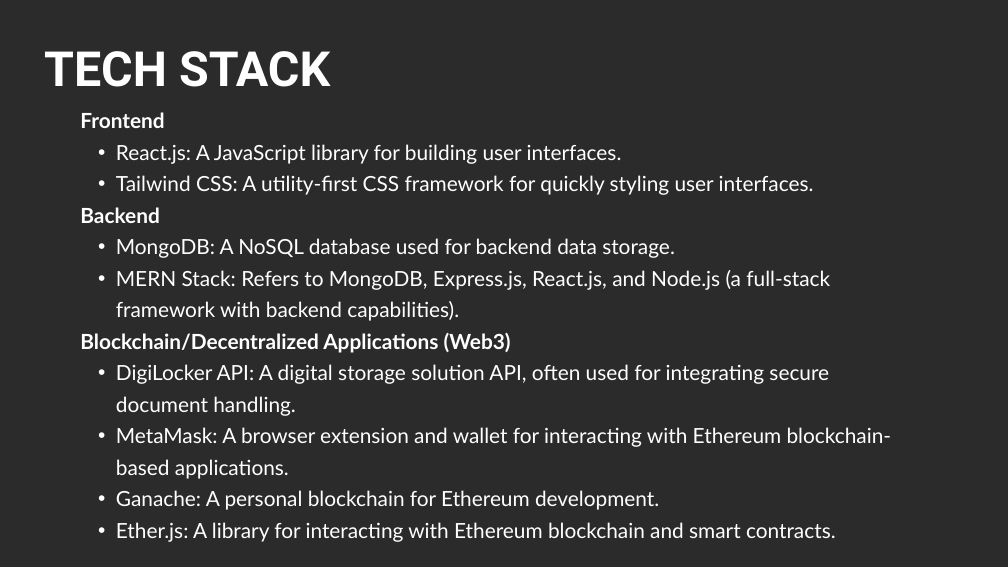
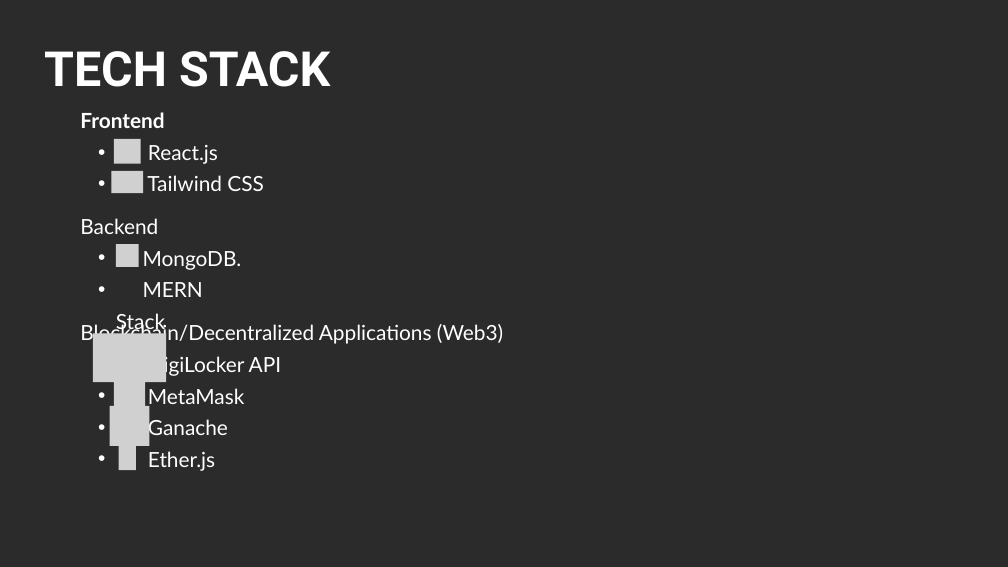
Before and after one commit to binarybr0S/rwa, a slide deck: slide 5 of Hackathon-Pune-Web3-Edition.ppsx. Drawn at 1008x567 pixels with LibreOffice and Linux fonts; fonts in the diff are those of the drawing; grey boxes stand for pictures; background and template pictures are left out; a plain dark background stands for a picture behind light text. Boxes give left, top, right and bottom in pixels: in the first picture for what was removed or moved away, otherwise in the second. Text is boxed around its words. In the diff, an @@ line names an element or a change of style, - is before the commit and + after.

Commit message:
PPSX

```diff
--- a/Hackathon-Pune-Web3-Edition.ppsx
+++ b/Hackathon-Pune-Web3-Edition.ppsx
@@ text removed at bbox=[80, 112, 892, 542] @@
-Frontend
-  • React.js: A JavaScript library for building user interfaces.
-  • Tailwind CSS: A utility-first CSS framework for quickly styling user interfaces.
-Backend
-  • MongoDB: A NoSQL database used for backend data storage.
-  • MERN Stack: Refers to MongoDB, Express.js, React.js, and Node.js (a full-stack framework with backend capabilities).
-Blockchain/Decentralized Applications (Web3)
-  • DigiLocker API: A digital storage solution API, often used for integrating secure document handling.
-  • MetaMask: A browser extension and wallet for interacting with Ethereum blockchain-based applications.
-  • Ganache: A personal blockchain for Ethereum development.
-  • Ether.js: A library for interacting with Ethereum blockchain and smart contracts.
@@ text added at bbox=[80, 112, 263, 191], 29.8 pt, text #FFFFFF @@
+Frontend
+  • React.js
+  • Tailwind CSS
@@ picture added at bbox=[114, 139, 141, 163] @@
@@ picture added at bbox=[111, 171, 143, 193] @@
@@ text added at bbox=[80, 218, 242, 334], 29.8 pt, text #FFFFFF @@
+Backend
+  • MongoDB.
+  • MERN Stack
@@ picture added at bbox=[116, 244, 139, 267] @@
@@ group added at bbox=[80, 322, 503, 471]: 4 pictures, 1 text @@
+Blockchain/Decentralized Applications (Web3)
+  • DigiLocker API
+  • MetaMask
+  • Ganache
+  • Ether.js
```
